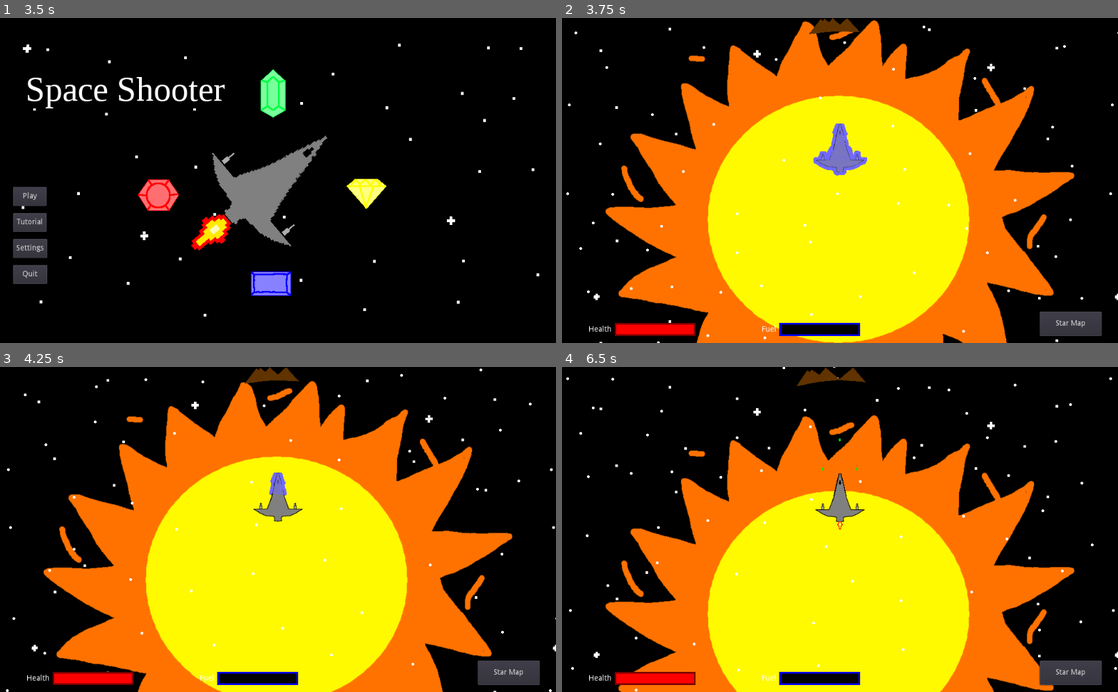
Above: before the commit, frames 1-4 (two rows, left to right).
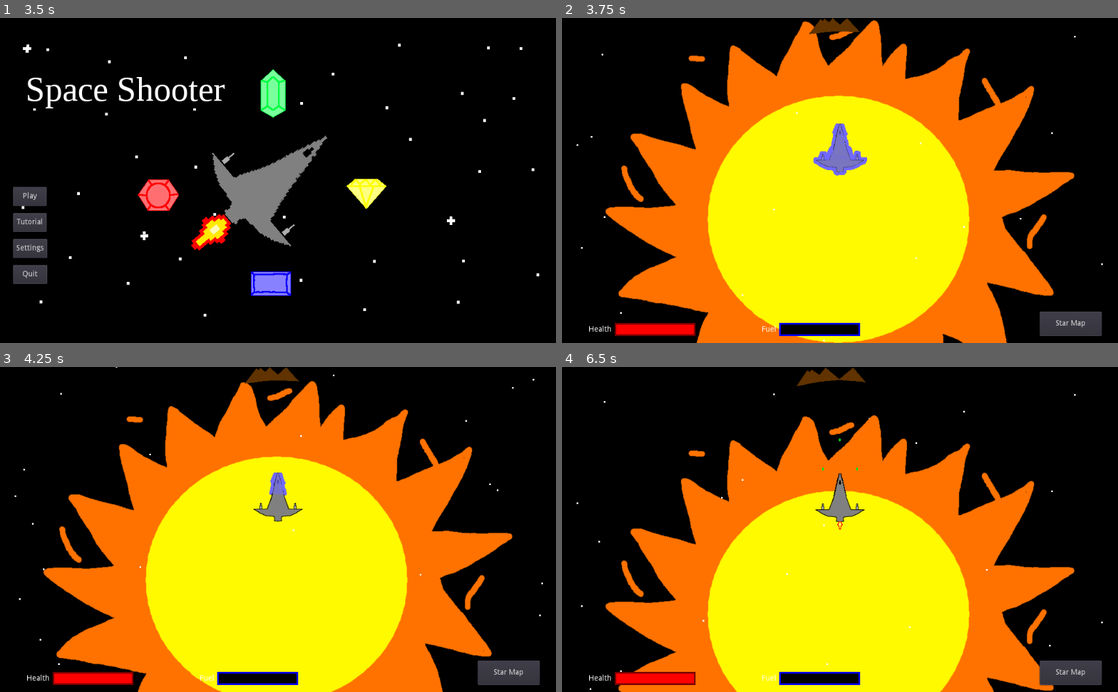
Above: after the commit, the same moments.

Repository: jlpatter/GodotSpaceShooter
Game: Godot game, scene res://src/Misc/GippiesSplash.tscn
Two runs of this game, one before a commit and one after it. Both use one fixed random seed, a clock stepped at 60 frames per second and the inputs below.
Inputs:
- Up to frame 1 (3.5 s): tap Enter at 0.5, 2 s; hold W (move_up) 0.53-2.03 s; tap Space (shoot) at 0.6, 1.25, 1.35, 2.1, 2.75, 2.85 s; hold A (move_left) from 2.03 s (still down)
- Up to frame 2 (3.75 s): release A (move_left) at 3.5 s; click "Play" at 3.5 s
- Up to frame 3 (4.25 s): no input
- Up to frame 4 (6.5 s): hold A (move_left) 4.28-5.03 s; tap Space (shoot) at 4.35, 5.1, 5.85 s; hold D (move_right) 5.03-5.78 s; hold W (move_up) from 5.78 s (still down)

Frame 1 is identical in both runs. In frame 2, 0.4% of the frame differs, in the area x 0-100%, y 2-100%; in frame 3, 0.4%; in frame 4, 0.5%, in the area x 0-100%, y 0-100%.

Commit message:
Fixed parallax background sizes

Diff:
--- a/src/Levels/Level1.tscn
+++ b/src/Levels/Level1.tscn
@@ -1,9 +1,8 @@
-[gd_scene load_steps=7 format=2]
+[gd_scene load_steps=6 format=2]
 
 [ext_resource path="res://src/Actors/Player.tscn" type="PackedScene" id=1]
 [ext_resource path="res://Assets/LargeSun.png" type="Texture" id=2]
-[ext_resource path="res://Assets/StarsBackground.png" type="Texture" id=3]
-[ext_resource path="res://Assets/SpaceDust.png" type="Texture" id=4]
+[ext_resource path="res://Assets/StarsBackground2.png" type="Texture" id=3]
 [ext_resource path="res://src/Misc/UI.tscn" type="PackedScene" id=5]
 [ext_resource path="res://src/Levels/Level1.gd" type="Script" id=6]
 
@@ -14,11 +13,9 @@
 
 [node name="ParallaxLayer" type="ParallaxLayer" parent="ParallaxBackground"]
 motion_scale = Vector2( 0.01, 0.01 )
-motion_mirroring = Vector2( 960, 540 )
+motion_mirroring = Vector2( 4000, 2000 )
 
-[node name="StarsBackground" type="Sprite" parent="ParallaxBackground/ParallaxLayer"]
-position = Vector2( 514.093, 278.495 )
-scale = Vector2( 0.25, 0.25 )
+[node name="StarsBackground2" type="Sprite" parent="ParallaxBackground/ParallaxLayer"]
 texture = ExtResource( 3 )
 
 [node name="ParallaxLayer2" type="ParallaxLayer" parent="ParallaxBackground"]
@@ -28,11 +25,10 @@
 texture = ExtResource( 2 )
 
 [node name="ParallaxLayer3" type="ParallaxLayer" parent="ParallaxBackground"]
-motion_mirroring = Vector2( 1000, 1000 )
+motion_mirroring = Vector2( 4000, 2000 )
 
-[node name="SpaceDust" type="Sprite" parent="ParallaxBackground/ParallaxLayer3"]
-position = Vector2( 503.156, 503.179 )
-texture = ExtResource( 4 )
+[node name="StarsBackground2" type="Sprite" parent="ParallaxBackground/ParallaxLayer3"]
+texture = ExtResource( 3 )
 
 [node name="CanvasLayer" type="CanvasLayer" parent="."]
 
Binary file added: Assets/StarsBackground2.png
Not shown, added: Assets/StarsBackground2.png.import
Not shown, added: Assets/StarsBackground2.kra
